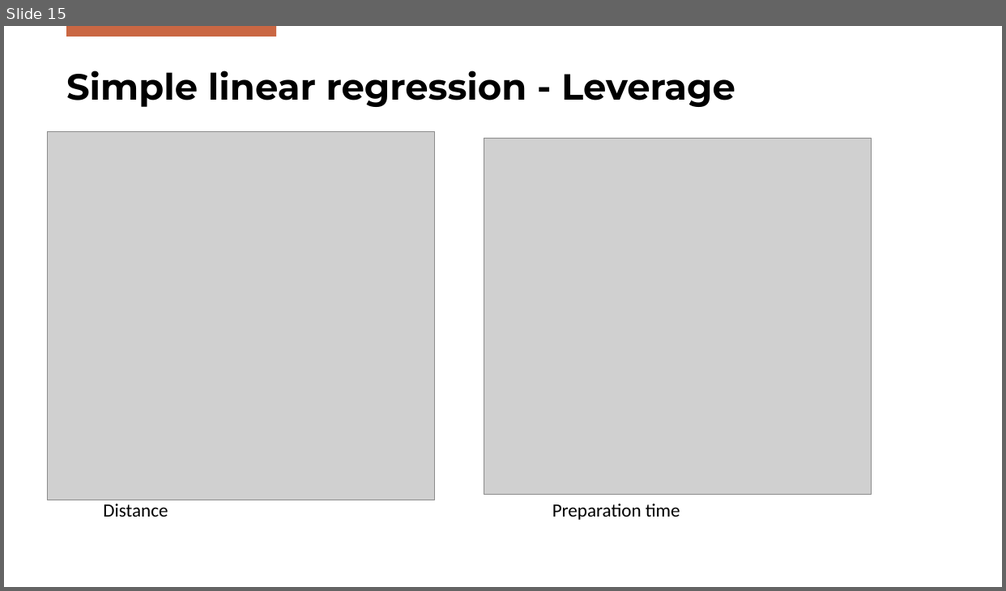
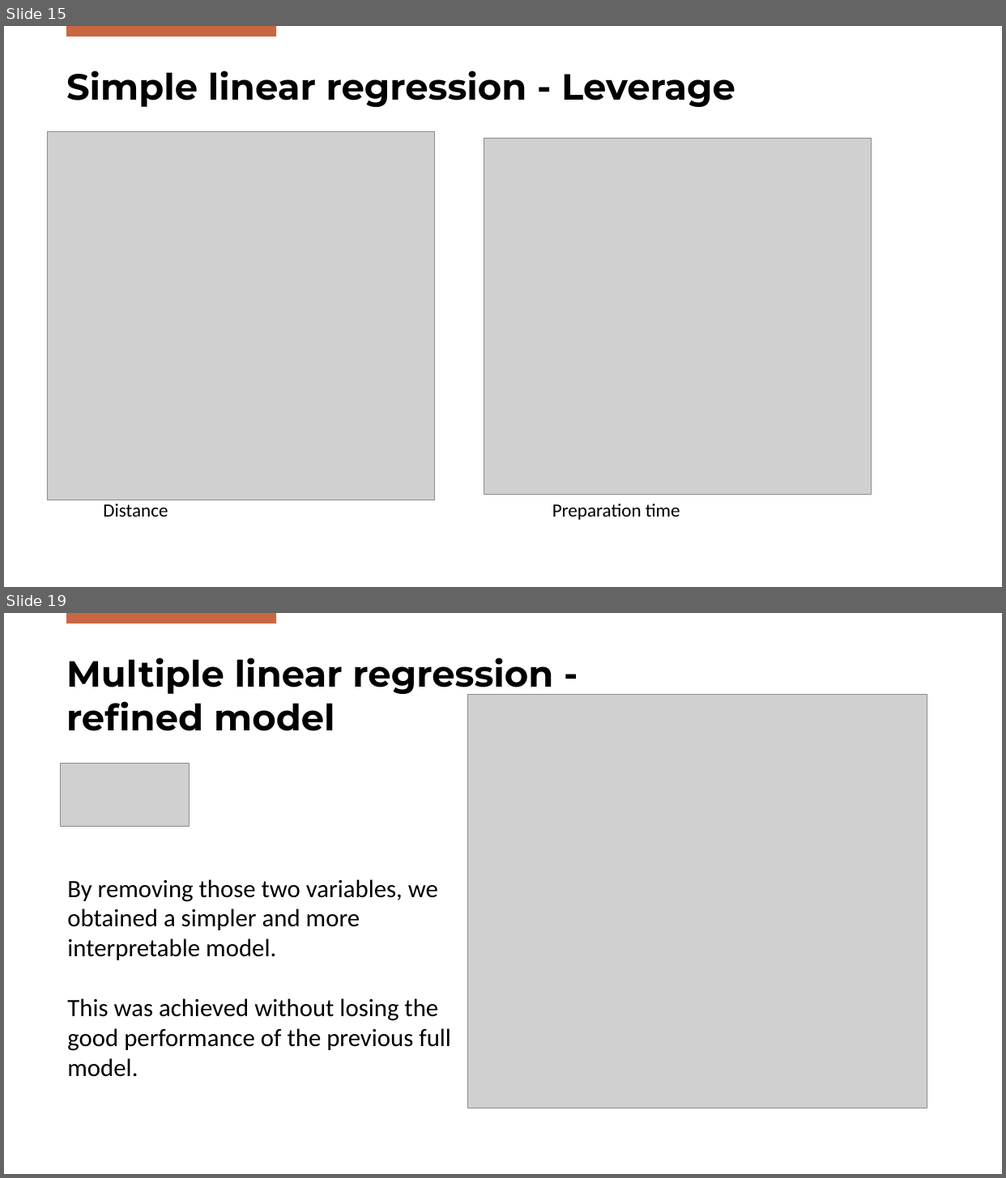
Before and after one commit to DanieleGotti/Food_Delivery_Time_Prediction, a slide deck: Presentazione_Gotti_Mazzoleni.pptx. Shown one above the other, each under a label of ours: slide 15 before the commit, slides 15 and 19 after it; the slides between them are not shown. The pictures are 1006x591 and 1006x1178 pixels, drawn with LibreOffice and Linux fonts; fonts in the diff are those of the drawing; grey boxes stand for pictures; background and template pictures are left out. Boxes give left, top, right and bottom in pixels: in the first picture for what was removed or moved away, otherwise in the second. Text is boxed around its words. In the diff, an @@ line names an element or a change of style, - is before the commit and + after.

```diff
--- a/Presentazione_Gotti_Mazzoleni.pptx
+++ b/Presentazione_Gotti_Mazzoleni.pptx
@@ slide 19 added at (4,613,1002,1174), background #FFFFFF; not listed: 1 template element that a slide beside it also shows @@
@@ title added at (66,658,553,731), 35 pt, text #000000, bold @@
+Multiple linear regression -
+refined model
@@ picture added at (467,694,927,1109) @@
@@ picture added at (60,763,189,826) @@
@@ text added at (67,879,451,1077), 24 pt, text #000000 @@
+By removing those two variables, we obtained a simpler and more interpretable model.
+This was achieved without losing the good performance of the previous full model.
```
Also in this commit, not shown: 1 slide changed, 8 other slides added, 17 other files.
